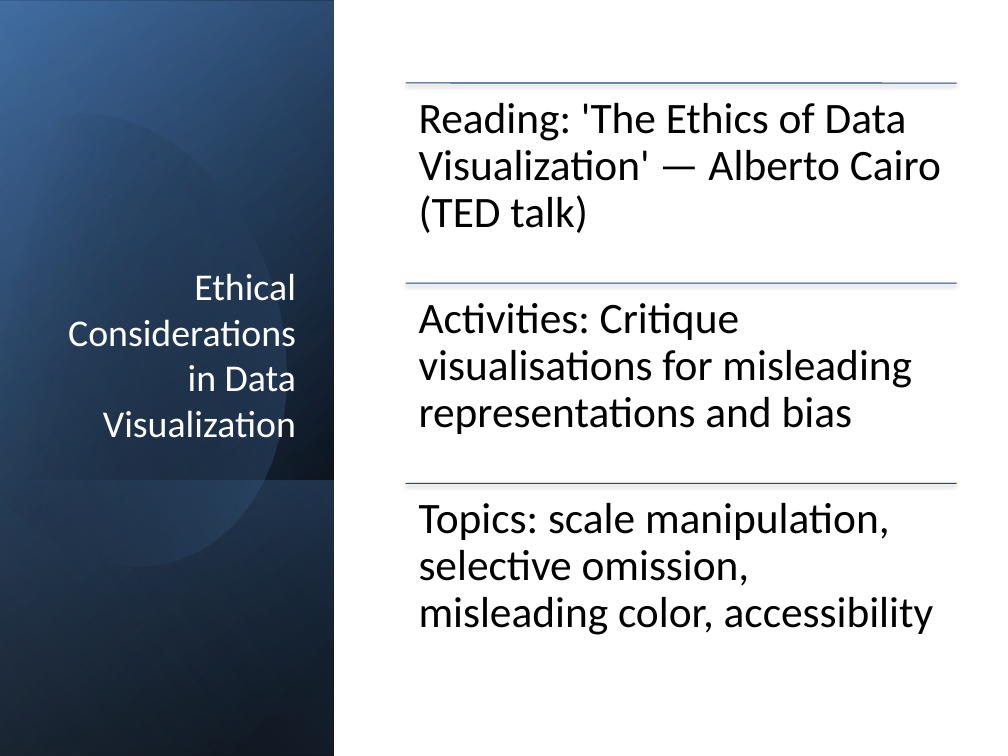
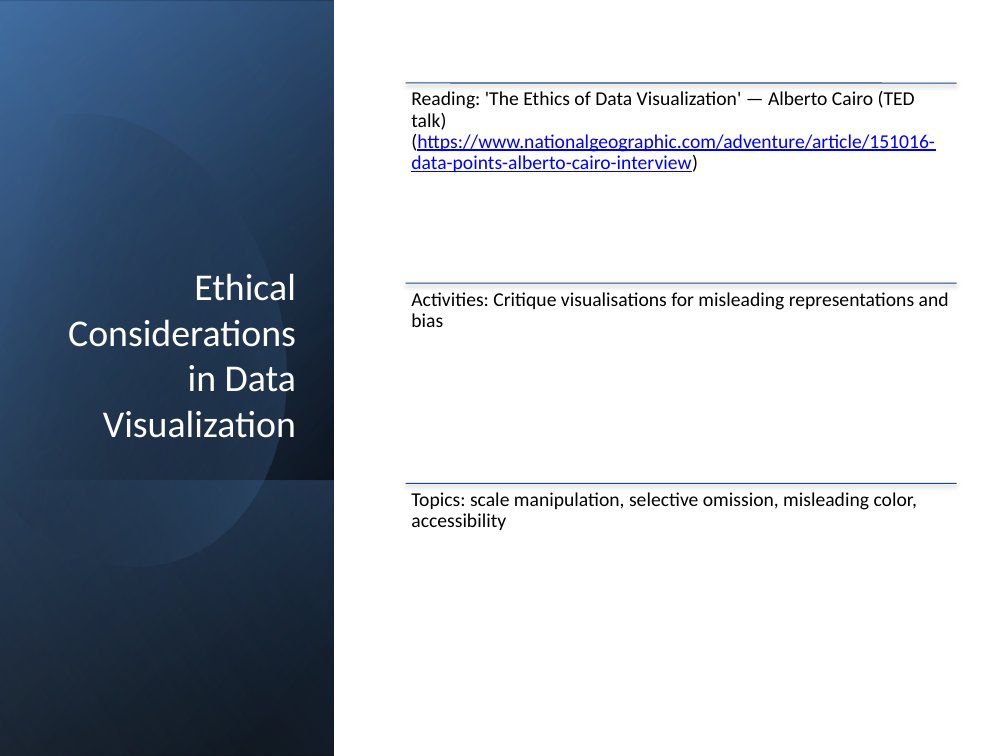
Before and after one commit to neelsoumya/visualization_lecture, a slide deck: slide 4 of slides/data_storytelling_slides.pptx. Drawn at 1008x756 pixels with LibreOffice and Linux fonts; fonts in the diff are those of the drawing. Boxes give left, top, right and bottom in pixels: in the first picture for what was removed or moved away, otherwise in the second. Text is boxed around its words. In the diff, an @@ line names an element or a change of style, - is before the commit and + after.

```diff
--- a/slides/data_storytelling_slides.pptx
+++ b/slides/data_storytelling_slides.pptx
@@ text at (x1=411, y1=91, x2=935, y2=172): text changed; size 31 to 14 pt; text colour #000000 to #0000FF @@
-Reading: 'The Ethics of Data Visualization' — Alberto Cairo (TED talk)
+Reading: 'The Ethics of Data Visualization' — Alberto Cairo (TED talk) (https://www.nationalgeographic.com/adventure/article/151016-data-points-alberto-cairo-interview)
@@ text "Activities: Critique visualisations for misleading ..." at (x1=411, y1=292, x2=949, y2=327): size 31 to 14 pt; less space between paragraphs @@
@@ text "Topics: scale manipulation, selective omission, ..." at (x1=411, y1=492, x2=917, y2=530): size 31 to 14 pt; less space between paragraphs @@
```
Also in this commit, not shown: 11 other slides changed, 2 other files.
